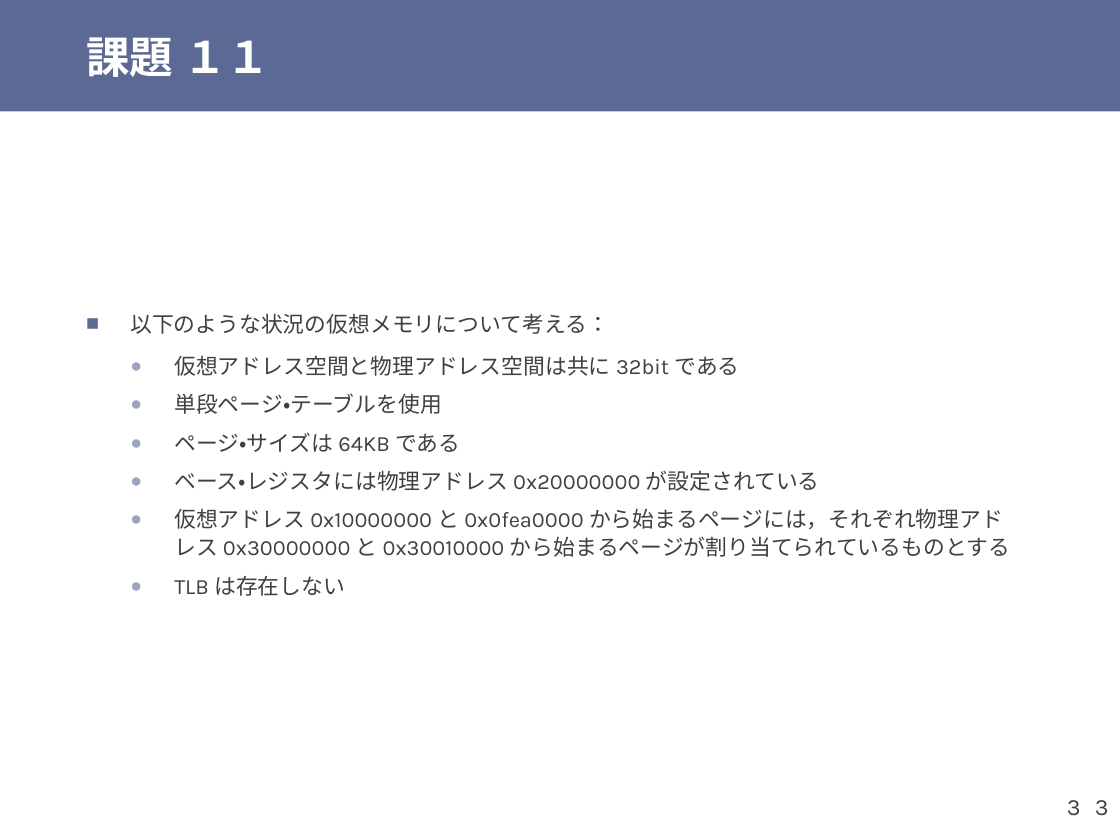
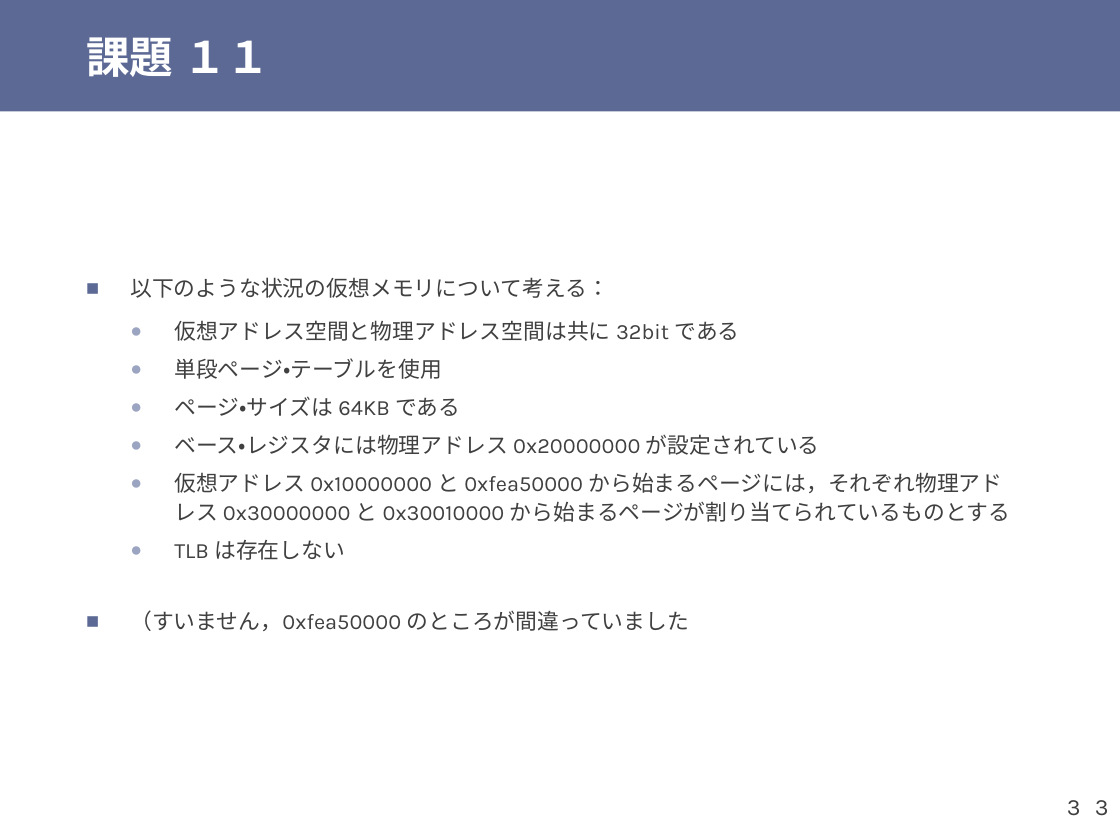
Before and after one commit to shioyadan/otya-computer-architecture-i, a slide deck: slide 3 of cai-shioya-12.pptx. Drawn at 1120x840 pixels with LibreOffice and Linux fonts; fonts in the diff are those of the drawing. Boxes give left, top, right and bottom in pixels: in the first picture for what was removed or moved away, otherwise in the second. Text is boxed around its words. In the diff, an @@ line names an element or a change of style, - is before the commit and + after.

```diff
--- a/cai-shioya-12.pptx
+++ b/cai-shioya-12.pptx
@@ text at [174,472,1010,522]: text changed @@
-  ● 仮想アドレス 0x10000000 と 0x0fea0000 から始まるページには，それぞれ物理アドレス 0x30000000 と 0x30010000 から始まるページが割り当てられているものとする
+  ● 仮想アドレス 0x10000000 と 0xfea50000 から始まるページには，それぞれ物理アドレス 0x30000000 と 0x30010000 から始まるページが割り当てられているものとする
@@ text at [130,610,689,631]: paragraph added @@
+■ （すいません，0xfea50000 のところが間違っていました
```
Also in this commit, not shown: 1 other slide changed, 7 other files.
